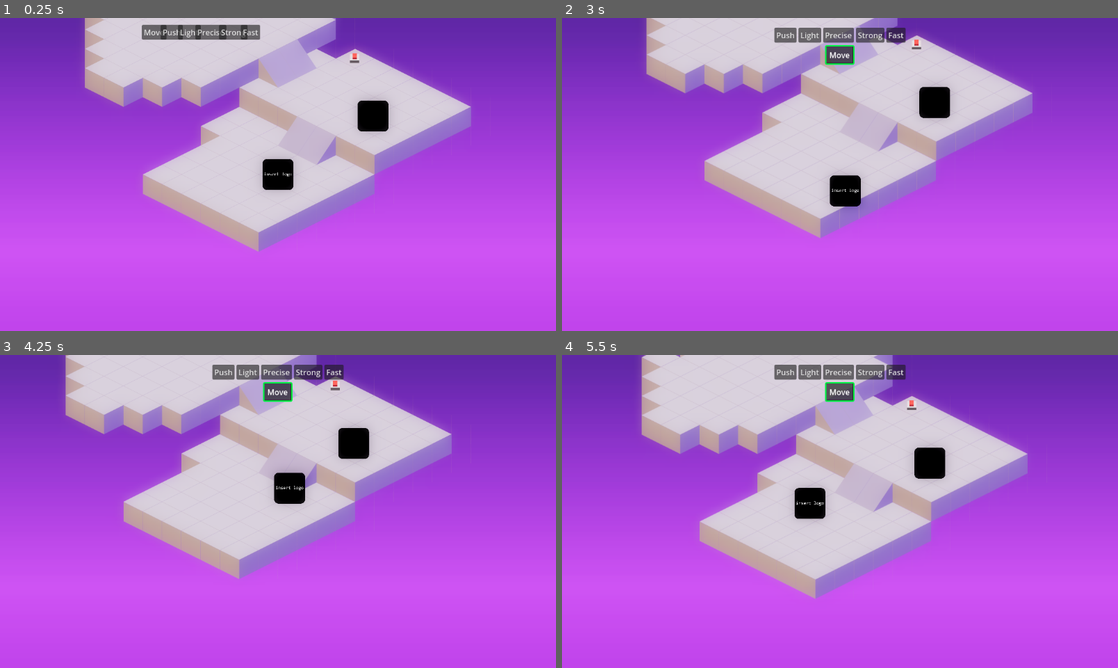
Above: before the commit, frames 1-4 (two rows, left to right).
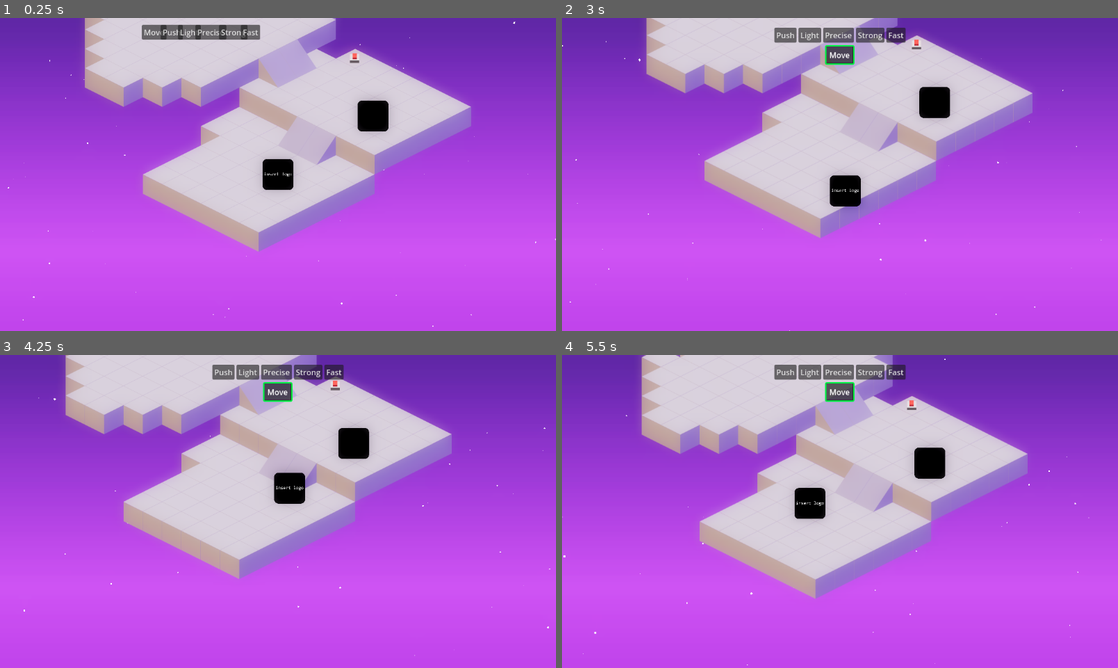
Above: after the commit, the same moments.

Repository: GeordieTomo/ludum-dare-58
Game: Godot game, scene res://environment/levels/test_level.tscn
The game is run twice, just before and just after one commit, with the same random seed, the same clock (stepped at 60 frames per second) and the same inputs.
Inputs:
- Up to frame 1 (0.25 s): no input
- Up to frame 2 (3 s): hold Right (right) 0.53-1.25 s; hold E (interact) 0.53-1.25 s; click "Move" at 1.25 s; hold Down (down) 2.03-2.78 s; tap E (interact) at 2.1 s; hold Right (right) from 2.78 s (still down); hold E (interact) from 2.78 s (still down)
- Up to frame 3 (4.25 s): release Right (right) at 3.53 s; release E (interact) at 3.53 s; hold Up (up) from 3.53 s (still down); tap E (interact) at 3.6 s
- Up to frame 4 (5.5 s): release Up (up) at 4.28 s; hold E (interact) 4.28-5.03 s; hold Left (left) from 4.28 s (still down); tap E (interact) at 5.1 s

The runs differ from the first frame. In frame 1, less than 0.1% of the frame differs, in the area x 1-100%, y 1-99%; in frame 2, less than 0.1%; in frame 3, less than 0.1%; in frame 4, less than 0.1%.

Commit message:
add particle effects in background

Diff:
--- a/environment/levels/test_level.tscn
+++ b/environment/levels/test_level.tscn
@@ -8,6 +8,38 @@
 [ext_resource type="PackedScene" uid="uid://dsh4idvm6281c" path="res://environment/world_environment.tscn" id="5_lh7i5"]
 [ext_resource type="Script" uid="uid://begp3o20cmaw6" path="res://environment/levels/tile_map_collision.gd" id="6_38rgo"]
 [ext_resource type="PackedScene" uid="uid://bnrwjwnchl3lt" path="res://environment/camera/gradient_background.tscn" id="8_r3nbb"]
+
+[sub_resource type="Curve" id="Curve_lh7i5"]
+_data = [Vector2(0, 0), 0.0, 0.0, 0, 0, Vector2(0.5, 1), 0.0, 0.0, 0, 0, Vector2(1, 0), 0.0, 0.0, 0, 0]
+point_count = 3
+
+[sub_resource type="CurveTexture" id="CurveTexture_r3nbb"]
+curve = SubResource("Curve_lh7i5")
+
+[sub_resource type="Curve" id="Curve_al770"]
+_data = [Vector2(0, 0), 0.0, 0.0, 0, 0, Vector2(0.502809, 1), 0.0, 0.0, 0, 0, Vector2(1, 0), 0.0, 0.0, 0, 0]
+point_count = 3
+
+[sub_resource type="CurveTexture" id="CurveTexture_ann7d"]
+curve = SubResource("Curve_al770")
+
+[sub_resource type="ParticleProcessMaterial" id="ParticleProcessMaterial_2qvjt"]
+particle_flag_disable_z = true
+emission_shape = 3
+emission_box_extents = Vector3(600, 350, 1)
+angle_min = 1.0728835e-05
+angle_max = 720.0
+initial_velocity_max = 58.379997
+gravity = Vector3(0, 0, 0)
+radial_accel_min = -2.2351742e-06
+radial_accel_max = 27.909998
+tangential_accel_min = -5.0800023
+tangential_accel_max = 25.879997
+scale_max = 4.0
+scale_curve = SubResource("CurveTexture_ann7d")
+alpha_curve = SubResource("CurveTexture_r3nbb")
+turbulence_enabled = true
+turbulence_noise_scale = 4.629
 
 [sub_resource type="TileSetAtlasSource" id="TileSetAtlasSource_duop6"]
 texture = ExtResource("5_38rgo")
@@ -42,6 +74,13 @@
 collision_layer = 2
 collision_mask = 3
 
+[node name="GPUParticles2D" type="GPUParticles2D" parent="player"]
+z_index = -4
+amount = 100
+lifetime = 10.0
+preprocess = 10.0
+process_material = SubResource("ParticleProcessMaterial_2qvjt")
+
 [node name="Rock" parent="." instance=ExtResource("2_eanm7")]
 z_index = 2
 position = Vector2(197, -121)
--- a/environment/objects/button.tscn
+++ b/environment/objects/button.tscn
@@ -4,8 +4,8 @@
 [ext_resource type="Texture2D" uid="uid://dcjnkcb133s8s" path="res://textures/button_not_pressed.svg" id="2_t176f"]
 [ext_resource type="Texture2D" uid="uid://w2fp20csqkcm" path="res://textures/button_pressed.svg" id="3_xtkmh"]
 
-[sub_resource type="RectangleShape2D" id="RectangleShape2D_eanm7"]
-size = Vector2(120, 120)
+[sub_resource type="CircleShape2D" id="CircleShape2D_p5x08"]
+radius = 100.0
 
 [node name="Button" type="Area2D"]
 y_sort_enabled = true
@@ -27,7 +27,7 @@
 texture = ExtResource("3_xtkmh")
 
 [node name="CollisionShape2D" type="CollisionShape2D" parent="."]
-shape = SubResource("RectangleShape2D_eanm7")
+shape = SubResource("CircleShape2D_p5x08")
 
 [node name="InteractionHint" type="Label" parent="."]
 unique_name_in_owner = true
--- a/textures/isometric_tilemap.svg
+++ b/textures/isometric_tilemap.svg
@@ -2,9 +2,9 @@
 <!-- Created with Inkscape (http://www.inkscape.org/) -->
 
 <svg
-   width="84.755859mm"
-   height="21.166668mm"
-   viewBox="0 0 84.755859 21.166668"
+   width="84.666656mm"
+   height="21.166672mm"
+   viewBox="0 0 84.666656 21.166672"
    version="1.1"
    id="svg1"
    xmlns:inkscape="http://www.inkscape.org/namespaces/inkscape"
@@ -54,28 +54,28 @@
          x="-271.37836"
          y="-175.95798"
          transform="matrix(0.89442719,0.44721359,-0.89442719,0.44721359,0,0)"
-         inkscape:export-filename="isometric_cube.svg"
+         inkscape:export-filename="isometric_tilemap.svg"
          inkscape:export-xdpi="96"
          inkscape:export-ydpi="96" />
       <path
-         style="fill:#9075ce;fill-opacity:1;stroke:none;stroke-width:0.863074px;stroke-linecap:butt;stroke-linejoin:miter;stroke-opacity:1"
-         d="m -85.346516,-165.53193 v 34.52296 l 34.575821,-17.26147 -0.0529,-34.52297 -34.522951,17.26148"
-         id="path7"
-         sodipodi:nodetypes="ccccc" />
-      <path
          style="fill:#bf9f97;fill-opacity:1;stroke:none;stroke-width:0.863074px;stroke-linecap:butt;stroke-linejoin:miter;stroke-opacity:1"
-         d="m -85.346576,-165.53193 v 34.52296 l -34.575834,-17.26147 0.0529,-34.52297 34.522964,17.26148"
+         d="m -85.346576,-165.53193 v 34.52296 l -34.522614,-17.26147 v -34.52297 l 34.522644,17.26148"
          id="path8"
          sodipodi:nodetypes="ccccc" />
       <path
          style="fill:#9075ce;fill-opacity:1;stroke:none;stroke-width:0.863074px;stroke-linecap:butt;stroke-linejoin:miter;stroke-opacity:1"
-         d="m -16.194801,-165.53193 v 34.52296 l 34.575821,-17.26147 -0.0529,-34.52297 -34.522951,17.26148"
-         id="path7-4"
+         d="m -85.346576,-165.53193 v 34.52296 l 34.522614,-17.26147 v -34.52297 l -34.522644,17.26148"
+         id="path8-7"
+         sodipodi:nodetypes="ccccc" />
+      <path
+         style="fill:#9075ce;fill-opacity:1;stroke:none;stroke-width:0.863074px;stroke-linecap:butt;stroke-linejoin:miter;stroke-opacity:1"
+         d="m -16.300679,-165.53193 v 34.52296 l 34.522614,-17.26147 v -34.52297 l -34.522644,17.26148"
+         id="path8-7-5"
          sodipodi:nodetypes="ccccc" />
       <path
          style="fill:#bf9f97;fill-opacity:1;stroke:none;stroke-width:0.863074px;stroke-linecap:butt;stroke-linejoin:miter;stroke-opacity:1"
-         d="m 52.956854,-165.53193 v 34.52296 l -34.575834,-17.26147 0.0529,-34.52297 34.522964,17.26148"
-         id="path8-9-6"
+         d="m 52.74522,-165.53193 v 34.52296 l -34.522614,-17.26147 v -34.52297 l 34.522644,17.26148"
+         id="path8-6-2"
          sodipodi:nodetypes="ccccc" />
       <rect
          style="fill:#bf9f97;fill-opacity:0;stroke:none;stroke-width:1.51684;stroke-linecap:round;stroke-linejoin:round;stroke-opacity:1"
@@ -86,12 +86,12 @@
          y="-200.05489" />
       <path
          style="fill:#c6b2d1;fill-opacity:1;stroke:none;stroke-width:0.863074px;stroke-linecap:butt;stroke-linejoin:miter;stroke-opacity:1"
-         d="m -50.770691,-148.27044 34.575821,-51.78445 34.628797,17.26148 -34.628728,51.78444 -34.57589,-17.26147"
-         id="path9" />
+         d="m -50.823295,-148.27044 34.522612,-51.78446 34.522621,17.26149 -34.522612,51.78444 -34.523286,-17.26147"
+         id="path10" />
       <path
          style="fill:#b39fdf;fill-opacity:1;stroke:none;stroke-width:0.863074px;stroke-linecap:butt;stroke-linejoin:miter;stroke-opacity:1"
-         d="m 87.559193,-148.27044 -34.575821,-51.78445 -34.628797,17.26148 34.628728,51.78444 34.57589,-17.26147"
-         id="path9-5" />
+         d="m 87.267534,-148.27044 -34.522612,-51.78446 -34.522621,17.26149 34.522612,51.78444 34.523286,-17.26147"
+         id="path10-4" />
     </g>
   </g>
 </svg>
Not shown: 1 places in environment/levels/test_level.tscn that only renumber resources
